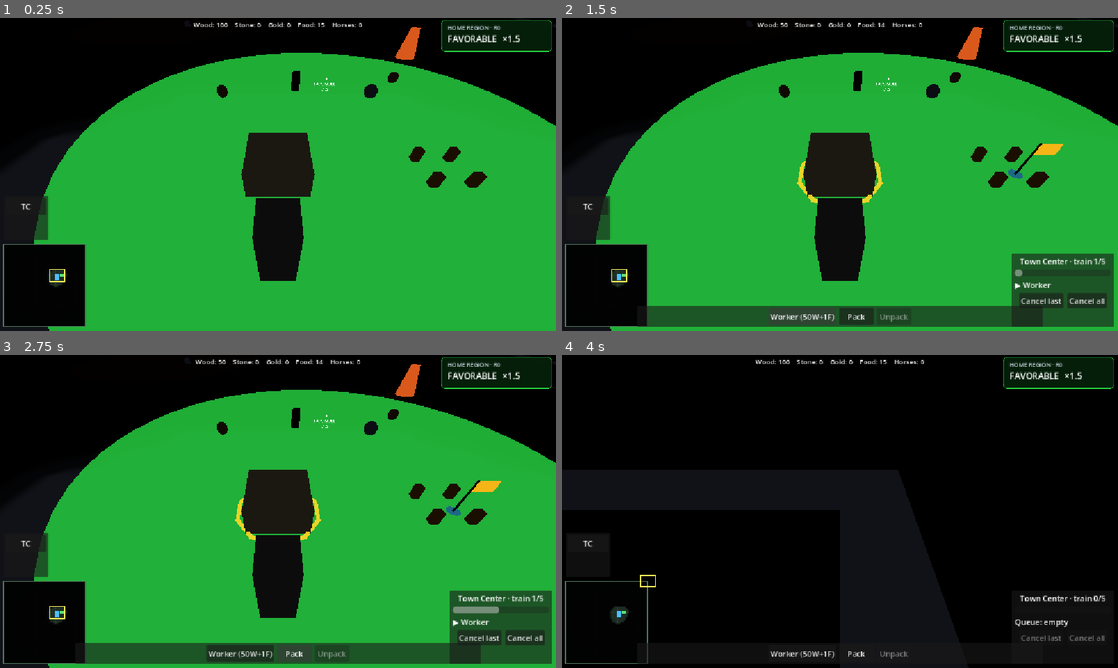
Above: before the commit, frames 1-4 (two rows, left to right).
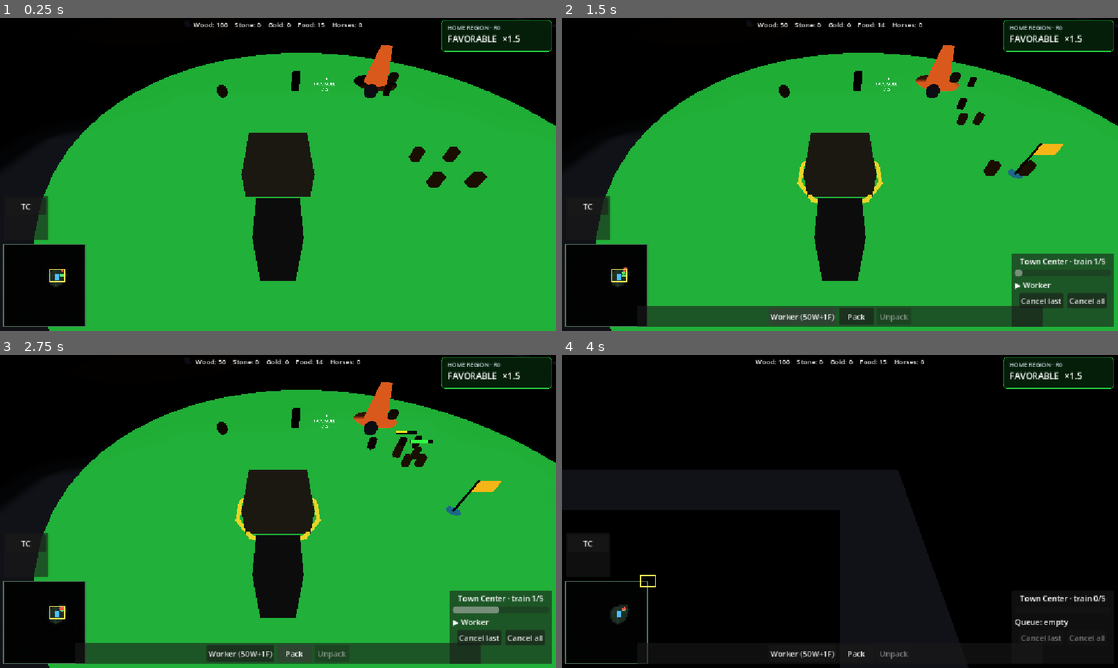
Above: after the commit, the same moments.

Repository: Ferrum-t/RTS-Game
Game: Godot game, scene res://Scenes/World/World.tscn
The game is run twice, just before and just after one commit, with the same random seed, the same clock (stepped at 60 frames per second) and the same inputs.
Inputs (mouse positions are in pixels of both pictures, inside the frame that each line leads up to):
- Up to frame 1 (0.25 s): no input
- Up to frame 2 (1.5 s): click "TC" at 0.5 s; click "Worker (50W+1F)" at 1.25 s
- Up to frame 3 (2.75 s): click "Pack" at 2 s
- Up to frame 4 (4 s): click "Cancel last" at 2.75 s; drag from (606, 621) to (895, 442) at 3.52 s

The runs differ from the first frame. In frame 1, 0.8% of the frame differs, in the area x 11-76%, y 2-82%; in frame 2, 1.7%; in frame 3, 1.8%, in the area x 10-88%, y 2-83%; in frame 4, less than 0.1%.

Commit message:
M31: camps closer to player TC + KEY_L debug chest at hero

Diff:
--- a/Scripts/World.gd
+++ b/Scripts/World.gd
@@ -6,10 +6,11 @@
 
 
 func _spawn_m30_camps() -> void:
-	# Closer / easier to find than corners. 0=MELEE (orange), 1=ARCHER (blue)
+	# VERY close to player TC (28,-22) so easy to find
+	# MELEE orange ~ SE of base, ARCHER still near enemy side but closer
 	var setups: Array = [
-		{"pos": Vector3(48.0, 0.0, -48.0), "kind": 0},
-		{"pos": Vector3(-48.0, 0.0, 48.0), "kind": 1},
+		{"pos": Vector3(40.0, 0.0, -38.0), "kind": 0},
+		{"pos": Vector3(-40.0, 0.0, 38.0), "kind": 1},
 	]
 	var camp_script: Script = load("res://Scripts/WorldObjects/NeutralCamp.gd") as Script
 	if camp_script == null:
@@ -39,7 +40,32 @@
 				cm.cancel_build_mode()
 				get_viewport().set_input_as_handled()
 				return
+		# Debug: L = spawn loot chest at Temirbat feet
+		if event.keycode == KEY_L and OS.is_debug_build():
+			_debug_spawn_chest_at_hero()
+			get_viewport().set_input_as_handled()
+			return
 
 	if event is InputEventMouseButton:
 		if event.button_index == MOUSE_BUTTON_LEFT and event.pressed:
 			ConstructionManager.confirm_build()
+
+
+func _debug_spawn_chest_at_hero() -> void:
+	var pos := Vector3(30.0, 0.0, -25.0)
+	for n in get_tree().get_nodes_in_group("Hero"):
+		if is_instance_valid(n) and n is Node3D:
+			pos = (n as Node3D).global_position + Vector3(2.0, 0.0, 2.0)
+			break
+	var chest := StaticBody3D.new()
+	var script: Script = load("res://Scripts/WorldObjects/ArtifactChest.gd") as Script
+	if script == null:
+		print("[M31] debug: ArtifactChest.gd missing")
+		return
+	chest.set_script(script)
+	chest.name = "ArtifactChest_DEBUG"
+	add_child(chest)
+	chest.global_position = pos
+	if "source_label" in chest:
+		chest.source_label = "DEBUG"
+	print("[M31] DEBUG chest at ", pos, " — press L near hero")
